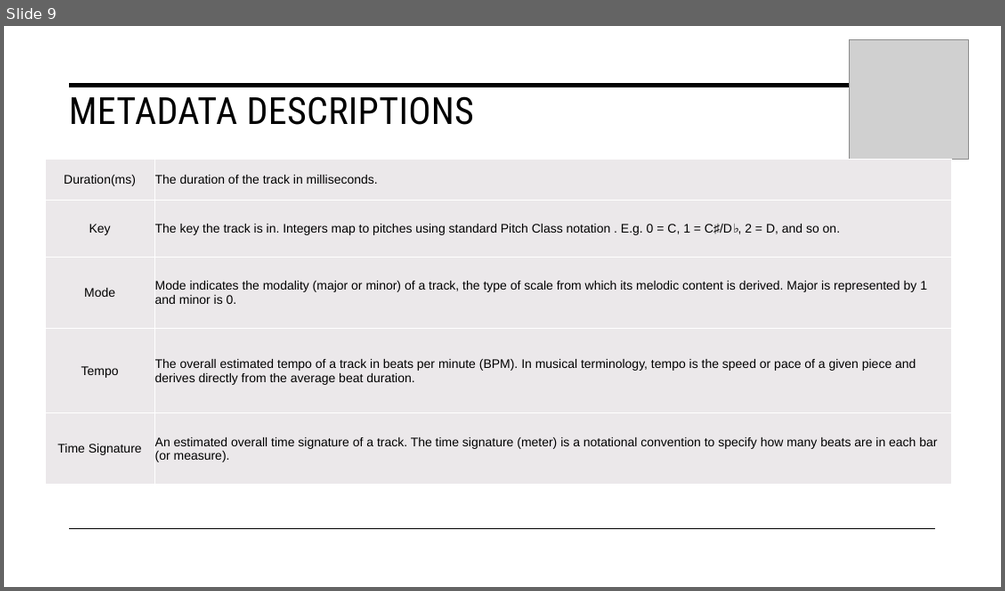
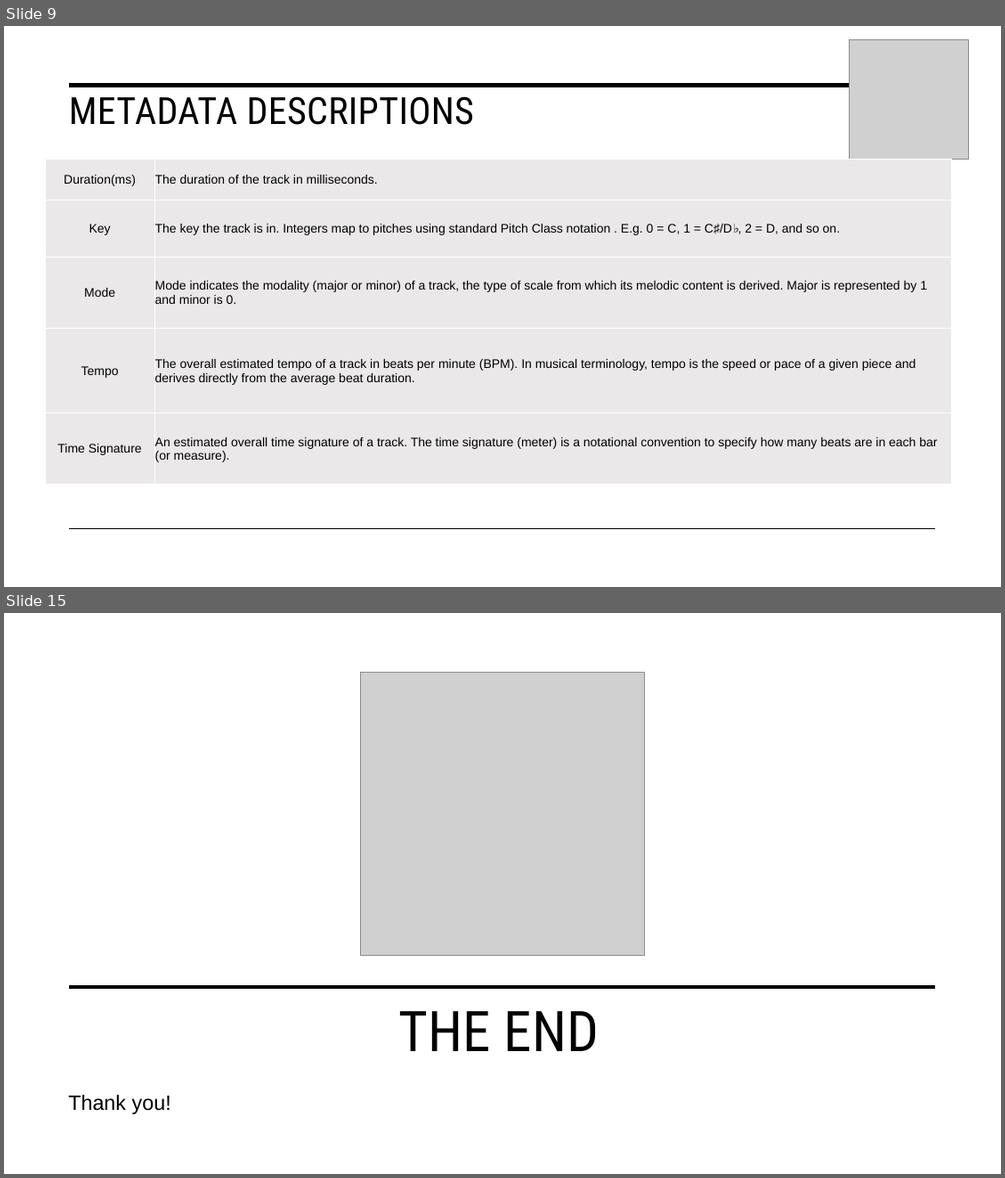
Before and after one commit to PatrickAtwater/Spotify_Playlist_Project, a slide deck: Presentation/Spotify Presentation.pptx. Shown one above the other, each under a label of ours: slide 9 before the commit, slides 9 and 15 after it; the slides between them are not shown. The pictures are 1005x591 and 1005x1178 pixels, drawn with LibreOffice and Linux fonts; fonts in the diff are those of the drawing; grey boxes stand for pictures. Boxes give left, top, right and bottom in pixels: in the first picture for what was removed or moved away, otherwise in the second. Text is boxed around its words. In the diff, an @@ line names an element or a change of style, - is before the commit and + after.

```diff
--- a/Presentation/Spotify Presentation.pptx
+++ b/Presentation/Spotify Presentation.pptx
@@ slide 15 added at (4,613,1001,1174), background #FFFFFF @@
@@ picture added at (361,672,644,956) @@
@@ line added from (70, 987) to (936, 987), #000000 3.5 pt @@
@@ title added at (398,1011,599,1051), 54 pt, text #000000 @@
+THE END
@@ subtitle added at (68,1094,171,1114), 20 pt, text #000000 @@
+Thank you!
```
Also in this commit, not shown: 8 slides changed, 1 other slide added, 4 slides removed, 6 other files.
